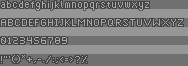
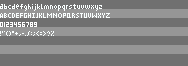
The second 188x66 image is a revision of the first. Changes to its layers:
showed group "fontTiny" (5 layers) over box(0, 3, 137, 37)
showed "punc" over box(0, 31, 54, 36)
showed "letters" over box(0, 4, 110, 18)
showed "numSmall" over box(0, 22, 37, 27)
hid group "fontBig" (1st of 2) (8 layers) over box(0, 0, 184, 64)
